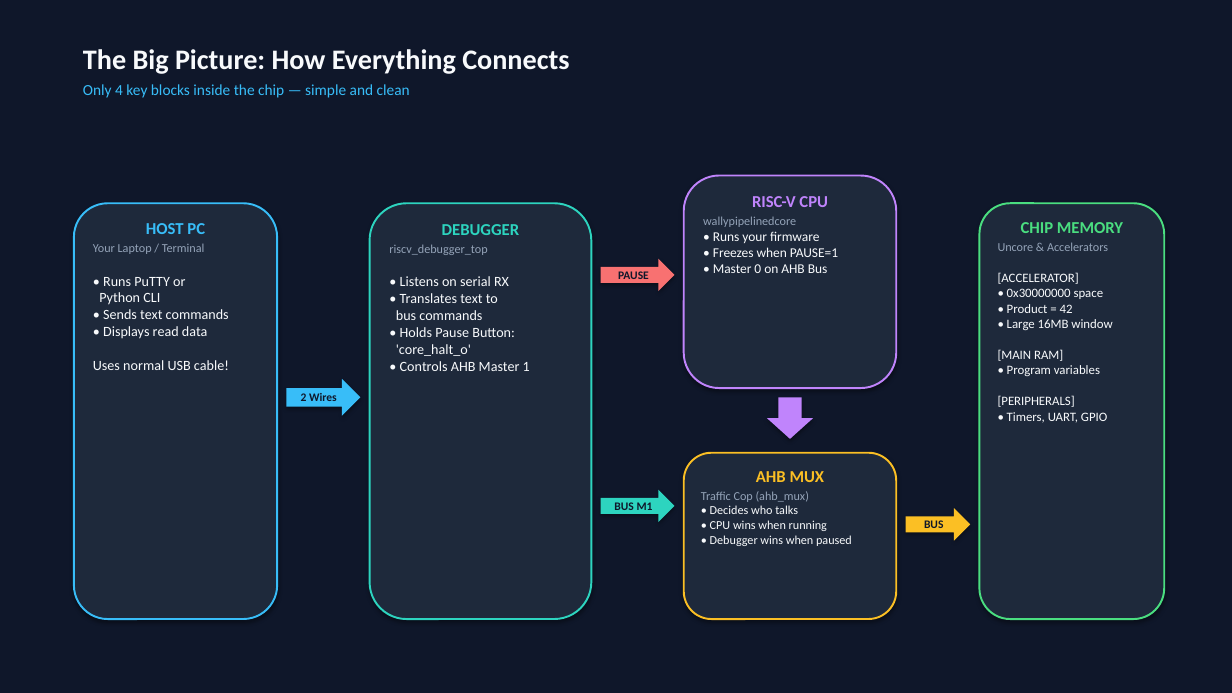
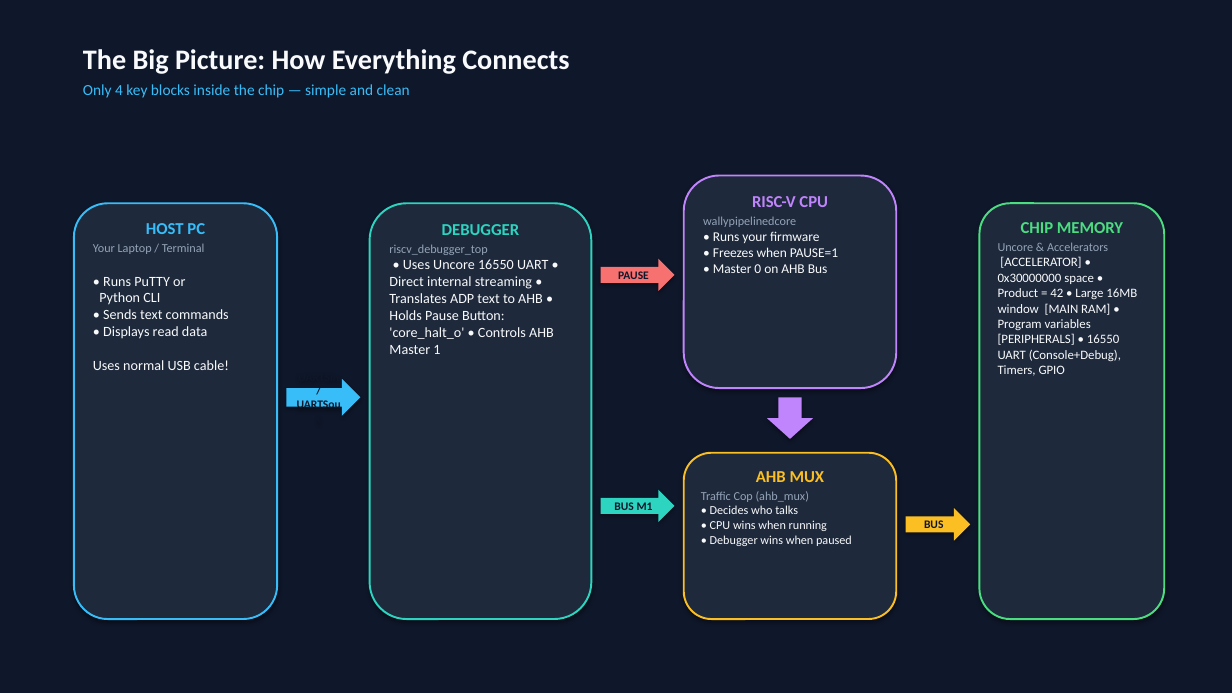
Before and after one commit to BommisettyGanesh/cvw, a slide deck: slide 2 of 1tops_soc/src/debugger/soc_debugger_architecture.pptx. Drawn at 1232x693 pixels with LibreOffice and Linux fonts; fonts in the diff are those of the drawing. Boxes give left, top, right and bottom in pixels: in the first picture for what was removed or moved away, otherwise in the second. Text is boxed around its words. In the diff, an @@ line names an element or a change of style, - is before the commit and + after.

Commit message:
debugger updates

```diff
--- a/1tops_soc/src/debugger/soc_debugger_architecture.pptx
+++ b/1tops_soc/src/debugger/soc_debugger_architecture.pptx
@@ text in rounded rectangle at [389, 259, 554, 354]: text changed @@
-• Listens on serial RX
-• Translates text to
-bus commands
-• Holds Pause Button:
-'core_halt_o'
-• Controls AHB Master 1
+• Uses Uncore 16550 UART • Direct internal streaming • Translates ADP text to AHB • Holds Pause Button: 'core_halt_o' • Controls AHB Master 1
@@ text in rounded rectangle at [998, 256, 1137, 376]: text changed @@
-[ACCELERATOR]
-• 0x30000000 space
-• Product = 42
-• Large 16MB window
-[MAIN RAM]
-• Program variables
-[PERIPHERALS]
-• Timers, UART, GPIO
+[ACCELERATOR] • 0x30000000 space • Product = 42 • Large 16MB window [MAIN RAM] • Program variables [PERIPHERALS] • 16550 UART (Console+Debug), Timers, GPIO
@@ text in right arrow at [301, 393, 337, 401]: text changed @@
-2 Wires
+UARTSin / UARTSout
```
Also in this commit, not shown: 3 other slides changed, 11 other files.
